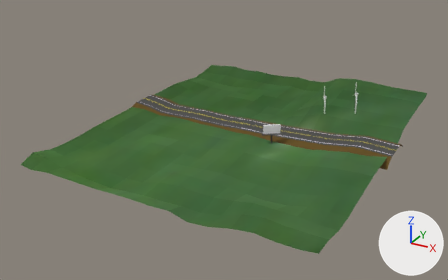
Renders of the glTF model assets/models/clear-skies.glb from each side of a commit.
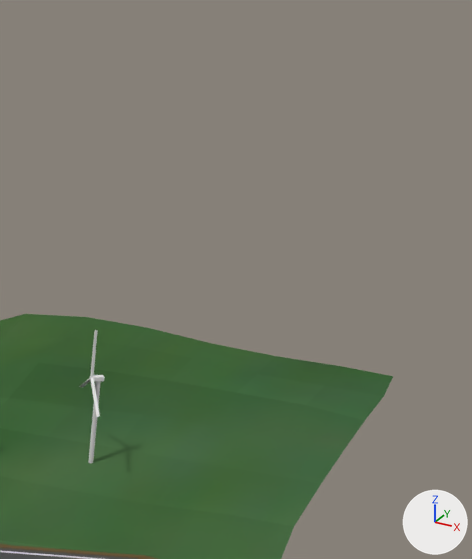
There are two pictures of each version: one whole from a 50 mm camera at (417.0, -839.0, 397.0) aimed at (-18.0, -48.0, 1.0), one close up on the part from 74% to 100% of the width and 1% to 49% of the height. Lighting does not change. The marker at lower right points along +X, +Y and +Z. The first two pictures are the older version. Where no turn or scale is listed for an object, it has been applied to the vertices.

The first close-up shows 'Grass', 'Road', 'Windmill.002' and 1 more.
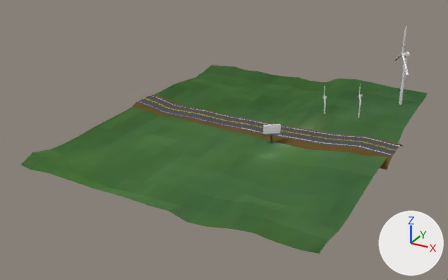
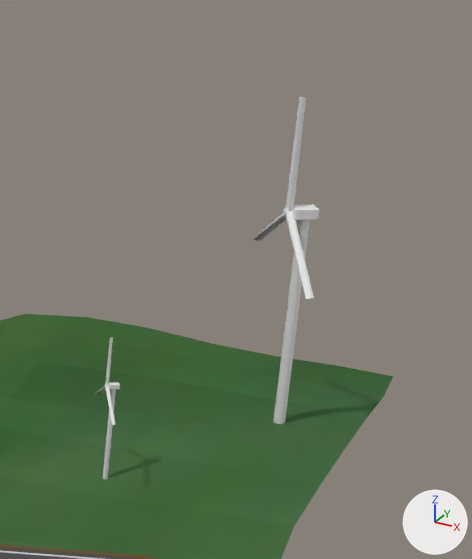
The change, as a diff of the scene's bpy script:
```diff
--- a/assets/models/clear-skies.glb.py
+++ b/assets/models/clear-skies.glb.py
@@ me_fan_006 @@
+me_fan_006.from_pydata(...)  # 72 vertices, 128 faces; spans x -20.9..21.1, y -35.6..35.7, z -23.7..46.5
@@ me_base_005 @@
+me_base_005.from_pydata(...)  # 120 vertices, 228 faces; spans x -5.8..5.8, y -5.1..5.1, z -91.9..2.3
@@ ob_windmill_002 @@
 ob_windmill_002 = bpy.data.objects.new('Windmill.002', me_base_002)
-ob_windmill_002.location = (138.6, 128.5, 51.2)
+ob_windmill_002.location = (147.7, 118.9, 52.5)
 ob_windmill_002.rotation_euler = (0.0, 0.0, 2.081)  # degrees (0, 0, 119)
@@ ob_fan_001 @@
+ob_fan_001 = bpy.data.objects.new('Fan.001', me_fan_006)
+ob_fan_001.location = (192.2, 188.5, 111.6)
@@ ob_windmill_001 @@
+ob_windmill_001 = bpy.data.objects.new('Windmill.001', me_base_005)
+ob_windmill_001.location = (197.7, 191.5, 111.6)
```

What differs and where, as boxes (x1, y1, x2, y2) in the close-ups (472 x 559 px):
'Windmill.001', added: after (273, 205, 320, 424)
'Fan.001', added: after (253, 97, 314, 300)
'Windmill.002', moved: before (88, 375, 105, 463); after (103, 382, 120, 479)
'Fan.002', moved: before (80, 330, 100, 417); after (95, 337, 115, 425)
